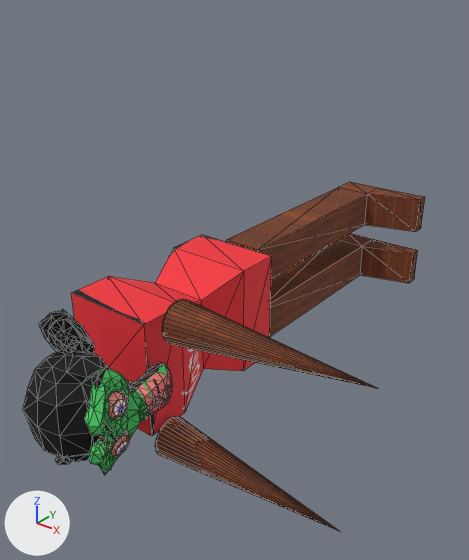
Renders of the OBJ model models/robot.obj from each side of a commit.
Rendered twice from a 50 mm camera at (2.47, -4.17, 2.27) aimed at (-0.23, -0.8, 0.18). The lights are fixed; the arrows at lower left show +X, +Y and +Z. Mesh edges are drawn as thin lines. Where no turn or scale is listed for an object, it has been applied to the vertices. Vertices at the same position are counted once.
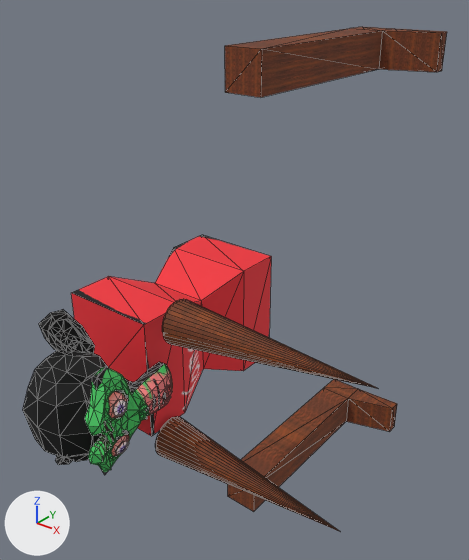
The newer file is also turned or shifted as a whole; pictures and numbers use the older file's frame.

Where the change shows, as pixel boxes [x1, y1, x2, y2] in the pictures (469 x 560 px):
'Cube.002', mesh moved: before [226, 182, 425, 279]; after [225, 27, 447, 97]
'Cube.001', added (brown): after [228, 379, 397, 512]
'Cube.001_Cube.003', deleted (brown): before [269, 233, 418, 337]

What changed in the scene script:
```text
Change me_cube_002:
    where me_cube_002.from_pydata(...)  # 16 vertices, 28 faces; spans x -0.5..0.27, y -0.56..1.38, z 0.04..0.35
    used by ob_cube_002; location = (0.0, 0.0, 0.0)
    me_cube_002 part 1: the whole mesh is moved by (0.0, 0.0, 1.42)
Add me_cube_001:
    me_cube_001.from_pydata(...)  # 16 vertices, 28 faces; spans x -0.5..0.27, y -0.56..1.38, z -2.28..-1.97
    me_cube_001.materials.append(mat_material_skin)  # picture img_monkyskin_png
Remove ob_cube_001_cube_003:
    ob_cube_001_cube_003 = bpy.data.objects.new('Cube.001_Cube.003', me_cube_001_cube_003)
    ob_cube_001_cube_003.location = (0.0, 0.0, 0.0)
Add ob_cube_001:
    ob_cube_001 = bpy.data.objects.new('Cube.001', me_cube_001)
    ob_cube_001.location = (0.0, 0.0, 0.0)
```
